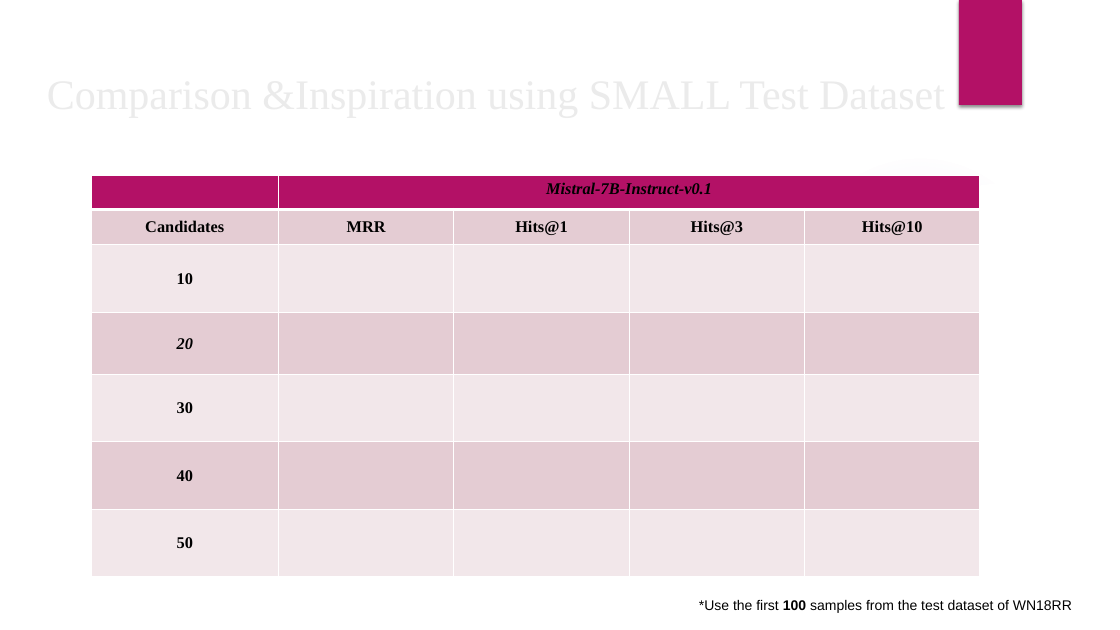
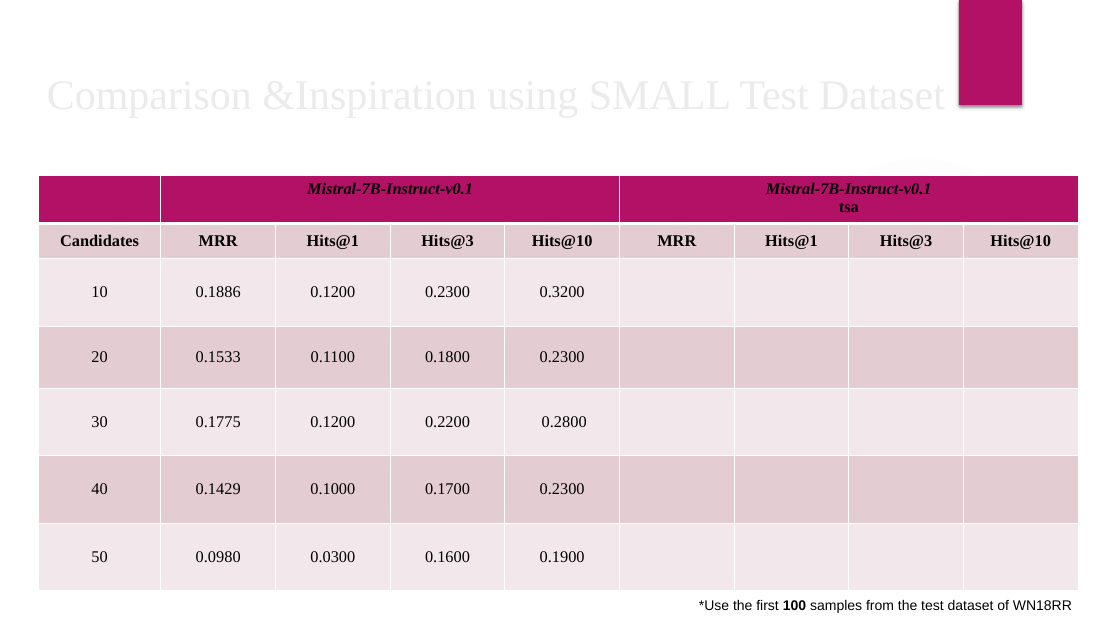
Before and after one commit to ZHAOTransparentAI/KICMISTRAL, a slide deck: slide 2 of KICMistral_pre_v2.pptx. Drawn at 1120x630 pixels with LibreOffice and Linux fonts; fonts in the diff are those of the drawing; background and template pictures are left out. Boxes give left, top, right and bottom in pixels: in the first picture for what was removed or moved away, otherwise in the second. Text is boxed around its words. In the diff, an @@ line names an element or a change of style, - is before the commit and + after.

Commit message:
mistral7b candidates testing

```diff
--- a/KICMistral_pre_v2.pptx
+++ b/KICMistral_pre_v2.pptx
@@ table at [39, 176, 1082, 591] @@
-column 2: Mistral-7B-Instruct-v0.1 | MRR |  |  |  |  | 
+column 2: Mistral-7B-Instruct-v0.1 | MRR | 0.1886 | 0.1533 | 0.1775 | 0.1429 | 0.0980
+column 3:  | Hits@1 | 0.1200 | 0.1100 | 0.1200 | 0.1000 | 0.0300
+column 4:  | Hits@3 | 0.2300 | 0.1800 | 0.2200 | 0.1700 | 0.1600
+column 5:  | Hits@10 | 0.3200 | 0.2300 | 0.2800 | 0.2300 | 0.1900
+column 6: Mistral-7B-Instruct-v0.1 / tsa | MRR |  |  |  |  | 
@@ table: place and size @@
-table at [92, 176, 981, 577]
+table at [39, 176, 1082, 591]
```
Also in this commit, not shown: 3 slides added, 15 other files.
